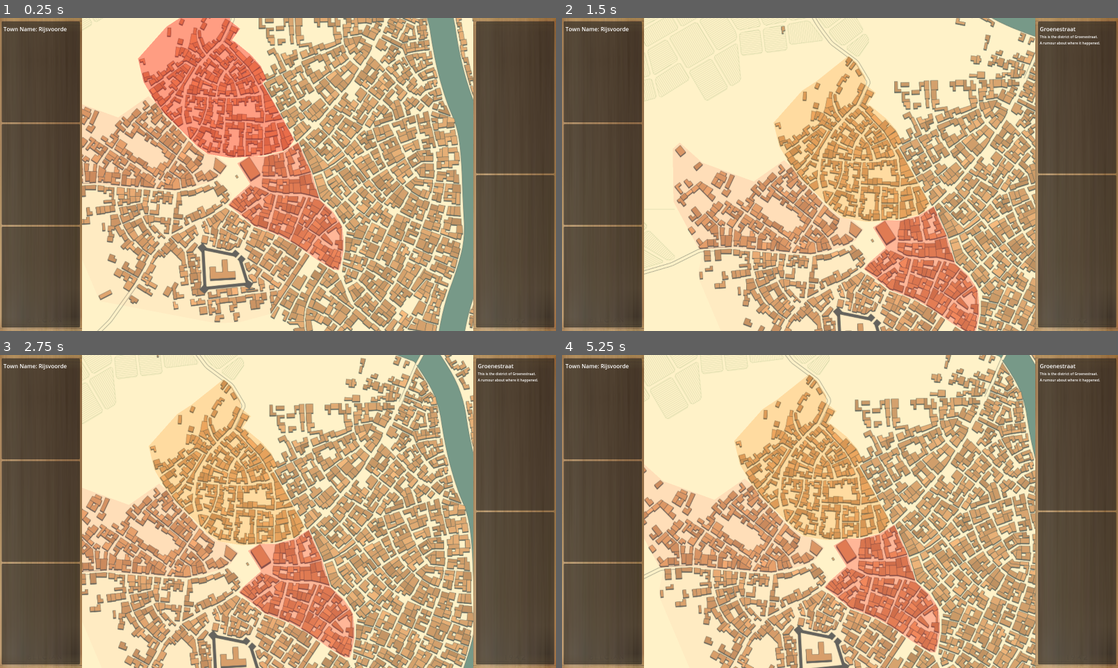
Above: before the commit, frames 1-4 (two rows, left to right).
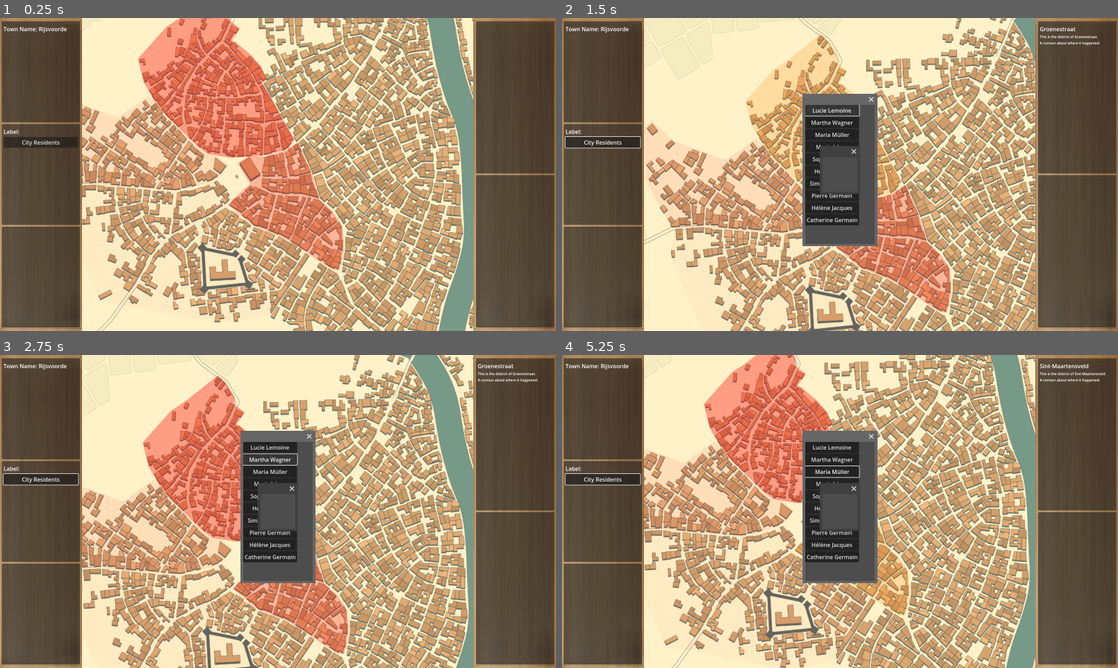
Above: after the commit, the same moments.

Repository: Stormwind-Gaming/stw-gogj-24
Game: Godot game, scene res://scenes/map.tscn
The game is run twice, just before and just after one commit, with the same random seed, the same clock (stepped at 60 frames per second) and the same inputs.
Inputs (mouse positions are in pixels of both pictures, inside the frame that each line leads up to):
- Up to frame 1 (0.25 s): no input
- Up to frame 2 (1.5 s): click (600, 143) at 0.5 s, where only the run after the commit has a clickable "City Residents"; click (834, 111) at 1.25 s, where only the run after the commit has a clickable "Lucie Lemoine"
- Up to frame 3 (2.75 s): click (272, 458) at 2 s, where only the run after the commit has a clickable "Martha Wagner"
- Up to frame 4 (5.25 s): click (834, 470) at 2.75 s, where only the run after the commit has a clickable "Maria Müller"; click (834, 483) at 3.5 s, where only the run after the commit has a clickable "Marie Léger"; click (834, 495) at 4.25 s, where only the run after the commit has a clickable "Sophie Gaston"; click (834, 508) at 5 s, where only the run after the commit has a clickable "Hélène Léger"

The runs differ from the first frame. In frame 1, 0.5% of the frame differs, in the area x 0-14%, y 35-42%; in frame 2, 42%; in frame 3, 44%; in frame 4, 52%, in the area x 0-98%, y 0-100%.

Commit message:
Working on listing characters in the city

Diff:
--- /dev/null
+++ b/data/belgian_female_first_names.csv
@@ -0,0 +1,7 @@
+belgian_female_first_name
+Jean
+Marie
+Hélène
+Sophie
+Catherine
+Lucie
--- a/data/last_names.csv
+++ b/data/belgian_last_names.csv
@@ -1,4 +1,4 @@
-last_name
+belgian_last_name
 Dupont
 Martin
 Lambert
--- /dev/null
+++ b/data/belgian_male_first_names.csv
@@ -0,0 +1,7 @@
+belgian_male_first_name
+Louis
+Robert
+Pierre
+Simone
+André
+Henri
--- a/data/first_names.csv
+++ /dev/null
@@ -1,13 +0,0 @@
-first_name
-Jean
-Marie
-Louis
-Hélène
-Robert
-Sophie
-Pierre
-Simone
-André
-Catherine
-Henri
-Lucie
--- /dev/null
+++ b/data/german_female_first_names.csv
@@ -0,0 +1,7 @@
+german_female_first_name
+Anna
+Elisabeth
+Maria
+Hilde
+Gerda
+Martha
--- /dev/null
+++ b/data/german_last_names.csv
@@ -0,0 +1,13 @@
+german_last_name
+Schmidt
+Müller
+Schneider
+Weber
+Fischer
+Meyer
+Wagner
+Becker
+Schulz
+Hoffmann
+Koch
+Richter
--- /dev/null
+++ b/data/german_male_first_names.csv
@@ -0,0 +1,7 @@
+german_male_first_name
+Hans
+Fritz
+Karl
+Heinz
+Werner
+Ernst
--- /dev/null
+++ b/scenes/gui/character_list.tscn
@@ -0,0 +1,17 @@
+[gd_scene load_steps=2 format=3 uid="uid://5oqcliii8tmx"]
+
+[ext_resource type="Script" path="res://scripts/gui/character_list.gd" id="1_dabvh"]
+
+[node name="CharacterList" type="Window"]
+size = Vector2i(200, 400)
+script = ExtResource("1_dabvh")
+
+[node name="PanelContainer" type="PanelContainer" parent="."]
+offset_right = 40.0
+offset_bottom = 40.0
+
+[node name="MarginContainer" type="MarginContainer" parent="PanelContainer"]
+layout_mode = 2
+
+[node name="CharacterListContainer" type="VBoxContainer" parent="PanelContainer/MarginContainer"]
+layout_mode = 2
--- /dev/null
+++ b/scenes/gui/character_profile.tscn
@@ -0,0 +1,6 @@
+[gd_scene load_steps=2 format=3 uid="uid://b4hf8xqfb63vc"]
+
+[ext_resource type="Script" path="res://scripts/gui/character_profile.gd" id="1_gy3rw"]
+
+[node name="CharacterProfile" type="Window"]
+script = ExtResource("1_gy3rw")
--- a/scenes/gui/map_panel_left.tscn
+++ b/scenes/gui/map_panel_left.tscn
@@ -52,6 +52,26 @@
 size_flags_horizontal = 3
 size_flags_vertical = 3
 
+[node name="MarginContainer" type="MarginContainer" parent="MarginContainer/LeftVBoxContainer/PanelContainer3"]
+layout_mode = 2
+theme_override_constants/margin_left = 5
+theme_override_constants/margin_top = 10
+theme_override_constants/margin_right = 5
+theme_override_constants/margin_bottom = 10
+
+[node name="VBoxContainer" type="VBoxContainer" parent="MarginContainer/LeftVBoxContainer/PanelContainer3/MarginContainer"]
+layout_mode = 2
+
+[node name="Characters" type="Label" parent="MarginContainer/LeftVBoxContainer/PanelContainer3/MarginContainer/VBoxContainer"]
+custom_minimum_size = Vector2(150, 0)
+layout_mode = 2
+text = "Label:"
+autowrap_mode = 3
+
+[node name="CharacterListButton" type="Button" parent="MarginContainer/LeftVBoxContainer/PanelContainer3/MarginContainer/VBoxContainer"]
+layout_mode = 2
+text = "City Residents"
+
 [node name="PanelContainer2" type="PanelContainer" parent="MarginContainer/LeftVBoxContainer"]
 layout_mode = 2
 size_flags_horizontal = 3
--- a/scripts/characters/character.gd
+++ b/scripts/characters/character.gd
@@ -2,12 +2,36 @@
 
 class_name Character
 
+var gender: Enums.CharacterGender
+var nationality: Enums.CharacterNationality
+var picture : String
+
 var first_name: String
 var last_name: String
 
-func _init(first_name: String, last_name: String):
+# Stats
+var charm: int
+var subtlety: int
+var smarts: int
 
-	self.first_name = first_name
-	self.last_name = last_name
+# Hidden stats
+var sympathy: int # 1-99 how likely is this character to join the resistance?
 
-	GlobalRegistry.register_object('characters', self.first_name + ' ' + self.last_name, self)
+func _init(profile:Dictionary):
+
+	self.first_name = profile['first_name']
+	self.last_name = profile['last_name']
+	self.nationality = profile['nationality']
+	self.gender = profile['gender']
+	self.picture = profile['image_path']
+
+	self.charm = _generateStat(1,10)
+	self.subtlety = _generateStat(1,10)
+	self.smarts = _generateStat(1,10)
+
+	self.sympathy = _generateStat(1,100)
+
+	GlobalRegistry.register_object('characters', self, self.first_name + '_' + self.last_name)
+
+func _generateStat(min:int, max:int) -> int:
+	return randi() % max + min
--- a/scripts/characters/character_factory.gd
+++ b/scripts/characters/character_factory.gd
@@ -2,15 +2,103 @@
 
 class_name CharacterFactory
 
-static func generate_random_name() -> Dictionary:
+static func generate_random_profile() -> Dictionary:
+	randomize() # Seed the random number generator
 
-	randomize() # Seed the random number generator
-	var first_name : String = Globals.first_names[randi() % Globals.first_names.size()]
-	var last_name : String = Globals.last_names[randi() % Globals.last_names.size()]
+	# Determine nationality and gender
+	var nationality = randi() % Enums.CharacterNationality.size()
+	var gender = randi() % Enums.CharacterGender.size()
 
-	return {"first": first_name, "last": last_name}
+	# Select the correct lists for naming based on nationality and gender
+	var last_name_bag: Array
+	var first_name_bag: Array
+
+	match(nationality + gender):
+		Enums.CharacterNationality.BELGIAN + Enums.CharacterGender.MALE:
+			last_name_bag = Globals.belgian_last_names
+			first_name_bag = Globals.belgian_male_first_names
+		Enums.CharacterNationality.BELGIAN + Enums.CharacterGender.FEMALE:
+			last_name_bag = Globals.belgian_last_names
+			first_name_bag = Globals.belgian_female_first_names
+		Enums.CharacterNationality.GERMAN + Enums.CharacterGender.MALE:
+			last_name_bag = Globals.german_last_names
+			first_name_bag = Globals.german_male_first_names
+		Enums.CharacterNationality.GERMAN + Enums.CharacterGender.FEMALE:
+			last_name_bag = Globals.german_last_names
+			first_name_bag = Globals.german_female_first_names
+		_:
+			# Handle unexpected cases
+			last_name_bag = Globals.default_last_names
+			first_name_bag = Globals.default_first_names
+
+	# Randomize name
+	var last_name: String = last_name_bag[randi() % last_name_bag.size()]
+	var first_name: String = first_name_bag[randi() % first_name_bag.size()]
+
+	# Determine image path based on nationality and gender
+	var nationality_str = _get_nationality_string(nationality)
+	var gender_str = _get_gender_string(gender)
+	var image_directory = "res://resources/images/profile_pictures/%s/%s/" % [nationality_str, gender_str]
+
+	# Select a random image from the directory
+	var selected_image = _get_random_image_from_path(image_directory)
+
+	return {
+		"first_name": first_name,
+		"last_name": last_name,
+		"nationality": nationality,
+		"gender": gender,
+		"image_path": selected_image
+	}
 
 static func create_character() -> Character:
-	var name = generate_random_name()
-	var new_character = Character.new(name["first"], name["last"])
+	var profile = generate_random_profile()
+	var new_character = Character.new(profile)
+
 	return new_character
+
+# Helper function to convert nationality enum to string
+static func _get_nationality_string(nationality: int) -> String:
+	match nationality:
+		Enums.CharacterNationality.BELGIAN:
+			return "belgian"
+		Enums.CharacterNationality.GERMAN:
+			return "german"
+		_:
+			return "default"
+
+# Helper function to convert gender enum to string
+static func _get_gender_string(gender: int) -> String:
+	match gender:
+		Enums.CharacterGender.MALE:
+			return "male"
+		Enums.CharacterGender.FEMALE:
+			return "female"
+		_:
+			return "default"
+
+# Helper function to get a random image from a specified path
+static func _get_random_image_from_path(path: String) -> String:
+	var dir = DirAccess.open(path)
+	if dir == null:
+		push_error("Cannot open directory: " + path)
+		return ""
+
+	var files = []
+	var file = dir.get_next()
+	while file != "":
+		if not dir.current_is_directory() and _is_image_file(file):
+			files.append(file)
+		file = dir.get_next()
+
+	if files.size() == 0:
+		push_error("No images found in directory: " + path)
+		return ""
+
+	var random_index = randi() % files.size()
+	return path + files[random_index]
+
+# Helper function to check if a file is an image
+static func _is_image_file(file: String) -> bool:
+	var lower_file = file.to_lower()
+	return lower_file.ends_with(".png") or lower_file.ends_with(".jpg") or lower_file.ends_with(".jpeg") or lower_file.ends_with(".bmp") or lower_file.ends_with(".tga")
--- a/scripts/enums.gd
+++ b/scripts/enums.gd
@@ -2,6 +2,16 @@
 
 # enum DistrictType {District_NE, District_NW, District_SE, District_SW}
 enum POIType {}
+
+enum CharacterGender {
+	MALE,
+	FEMALE
+}
+
+enum CharacterNationality {
+	BELGIAN,
+	GERMAN
+}
 
 enum IntelLevel {
 	RUMOUR,
--- a/scripts/globals.gd
+++ b/scripts/globals.gd
@@ -3,14 +3,22 @@
 var load_csvs = {
 	"town_names": "res://data/town_names.csv",
 	"district_names": "res://data/district_names.csv",
-	"first_names": "res://data/first_names.csv",
-	"last_names": "res://data/last_names.csv"
+	"belgian_male_first_names": "res://data/belgian_male_first_names.csv",
+	"belgian_female_first_names": "res://data/belgian_female_first_names.csv",
+	"belgian_last_names": "res://data/belgian_last_names.csv",
+	"german_male_first_names": "res://data/german_male_first_names.csv",
+	"german_female_first_names": "res://data/german_female_first_names.csv",
+	"german_last_names": "res://data/german_last_names.csv",
 }
 
 var town_names = []
 var district_names = []
-var first_names = []
-var last_names = []
+var belgian_male_first_names = []
+var belgian_female_first_names = []
+var belgian_last_names = []
+var german_male_first_names = []
+var german_female_first_names = []
+var german_last_names = []
 
 func _ready() -> void:
 	for key_name in load_csvs.keys():
--- /dev/null
+++ b/scripts/gui/character_list.gd
@@ -0,0 +1,46 @@
+extends Window
+
+var character_profile_scene = preload("res://scenes/gui/character_profile.tscn")
+@onready var character_list_container = $PanelContainer/MarginContainer/CharacterListContainer
+
+func _ready():
+	# Connect the close_requested signal
+	connect("close_requested", Callable(self, "_on_close_requested"))
+
+	# Fetch characters from the GlobalRegistry and populate the list
+	var characters = GlobalRegistry.get_all_objects("characters")
+	populate_character_list(characters)
+
+func _on_close_requested():
+	queue_free()
+
+func populate_character_list(characters):
+	# Clear existing children in the container
+	#character_list_container.clear_children()
+
+	# Iterate over the dictionary to create buttons
+	for name in characters.keys():
+		var character_node = characters[name]
+		var button = Button.new()
+
+		# Use character_node's first_name and last_name for the button text
+		button.text = character_node.first_name + " " + character_node.last_name
+
+		# Use Callable to pass the function and arguments
+		button.connect("pressed", Callable(self, "_on_character_button_pressed").bind(name, character_node))
+		character_list_container.add_child(button)
+
+func _on_character_button_pressed(name, character_node):
+	# Handle character button press
+	print("Selected character: ", character_node.first_name, character_node.last_name)
+
+		# Instance the character list scene
+	var character_profile_instance = character_profile_scene.instantiate()
+
+	character_profile_instance.set_character(name)
+
+	# Add the instance to the scene tree
+	add_child(character_profile_instance)
+
+	# Center the window on the screen using popup_centered()
+	character_profile_instance.popup_centered()
--- /dev/null
+++ b/scripts/gui/character_profile.gd
@@ -0,0 +1,13 @@
+extends Window
+
+var character : Character
+
+func _ready():
+	# Connect the close_requested signal
+	connect("close_requested", Callable(self, "_on_close_requested"))
+
+func _on_close_requested():
+	queue_free()
+
+func set_character(name : String):
+	character = GlobalRegistry.get_object('characters', name)
--- a/scripts/gui/map_panel_left.gd
+++ b/scripts/gui/map_panel_left.gd
@@ -1,4 +1,21 @@
 extends Control
+
+var character_list_scene = preload("res://scenes/gui/character_list.tscn")
+@onready var show_character_list_button = $MarginContainer/LeftVBoxContainer/PanelContainer3/MarginContainer/VBoxContainer/CharacterListButton
 
 func set_town_name(town_name) -> void:
 	$MarginContainer/LeftVBoxContainer/PanelContainer/MarginContainer/VBoxContainer/TownName.text = "Town Name: " + town_name
+
+func _ready():
+	# Connect the button's "pressed" signal to a function using Callable
+	show_character_list_button.connect("pressed", Callable(self, "_on_show_character_list_button_pressed"))
+
+func _on_show_character_list_button_pressed():
+	# Instance the character list scene
+	var character_list_instance = character_list_scene.instantiate()
+
+	# Add the instance to the scene tree
+	add_child(character_list_instance)
+
+	# Center the window on the screen using popup_centered()
+	character_list_instance.popup_centered()
--- a/scripts/intel/intel.gd
+++ b/scripts/intel/intel.gd
@@ -2,13 +2,11 @@
 
 class_name Intel
 
-const Constants = preload("res://scripts/enums.gd")
-
-var level: Constants.IntelLevel
-var type: Constants.IntelType
+var level: Enums.IntelLevel
+var type: Enums.IntelType
 var description: String
 
-func _init(level: Constants.IntelLevel, type: Constants.IntelType, description: String):
+func _init(level: Enums.IntelLevel, type: Enums.IntelType, description: String):
 
 	self.level = level
 	self.type = type
--- a/scripts/intel/intel_factory.gd
+++ b/scripts/intel/intel_factory.gd
@@ -2,13 +2,11 @@
 
 class_name IntelFactory
 
-const Constants = preload("res://scripts/enums.gd")
-
 static func create_rumour(who_chance: int, where_chance: int, what_chance: int, when_chance: int) -> Intel:
 	print("Creating rumour...")
 
-	var level: Constants.IntelLevel
-	var type: Constants.IntelType
+	var level: Enums.IntelLevel
+	var type: Enums.IntelType
 	var description: String
 
 	# Calculate the total chances
@@ -37,21 +35,21 @@
 
 	# Determine the type of rumour based on the random value and chances
 	if random_value < who_chance:
-		type = Constants.IntelType.WHO
+		type = Enums.IntelType.WHO
 		description = "A rumour about who is involved."
 	elif random_value < who_chance + where_chance:
-		type = Constants.IntelType.WHERE
+		type = Enums.IntelType.WHERE
 		description = "A rumour about where it happened."
 	elif random_value < who_chance + where_chance + what_chance:
-		type = Constants.IntelType.WHAT
+		type = Enums.IntelType.WHAT
 		description = "A rumour about what happened."
 	else:
-		type = Constants.IntelType.WHEN
+		type = Enums.IntelType.WHEN
 		description = "A rumour about when it happened."
 
 	print("Rumour created: Type: ", type, ", Description: ", description)
 
-	return Intel.new(Constants.IntelLevel.RUMOUR, type, description)
+	return Intel.new(Enums.IntelLevel.RUMOUR, type, description)
 
 func combine_rumours(rumours:Array):
 	print("Combining rumour...")
--- a/scripts/map.gd
+++ b/scripts/map.gd
@@ -19,6 +19,8 @@
 	_set_district_details(district_C)
 	_set_district_details(district_C_W)
 	_set_district_details(district_S_W)
+
+	_generate_population()
 
 func _process(delta: float) -> void:
 	if district_focused != null:
@@ -72,4 +74,8 @@
 func _on_poi_unhovered() -> void:
 	$CanvasLayer/Map_Panel_Right.set_poi_details()
 
+func _generate_population() -> void:
+	for i in range(10):
+		CharacterFactory.create_character()
+
 #endregion Districts
Not shown, added: data/belgian_female_first_names.csv.import
Not shown, added: data/belgian_last_names.csv.import
Not shown, added: data/belgian_male_first_names.csv.import
Not shown, added: data/german_female_first_names.csv.import
Not shown, added: data/german_last_names.csv.import
Not shown, added: data/german_male_first_names.csv.import
Binary file added: resources/images/profile_pictures/belgian/female/belgian-female-1.png
Not shown, added: resources/images/profile_pictures/belgian/female/belgian-female-1.png.import
Binary file added: resources/images/profile_pictures/belgian/male/belgian-male-1.png
Not shown, added: resources/images/profile_pictures/belgian/male/belgian-male-1.png.import
Binary file added: resources/images/profile_pictures/belgian/male/belgian-male-2.png
Not shown, added: resources/images/profile_pictures/belgian/male/belgian-male-2.png.import
(and 8 more such lines)
